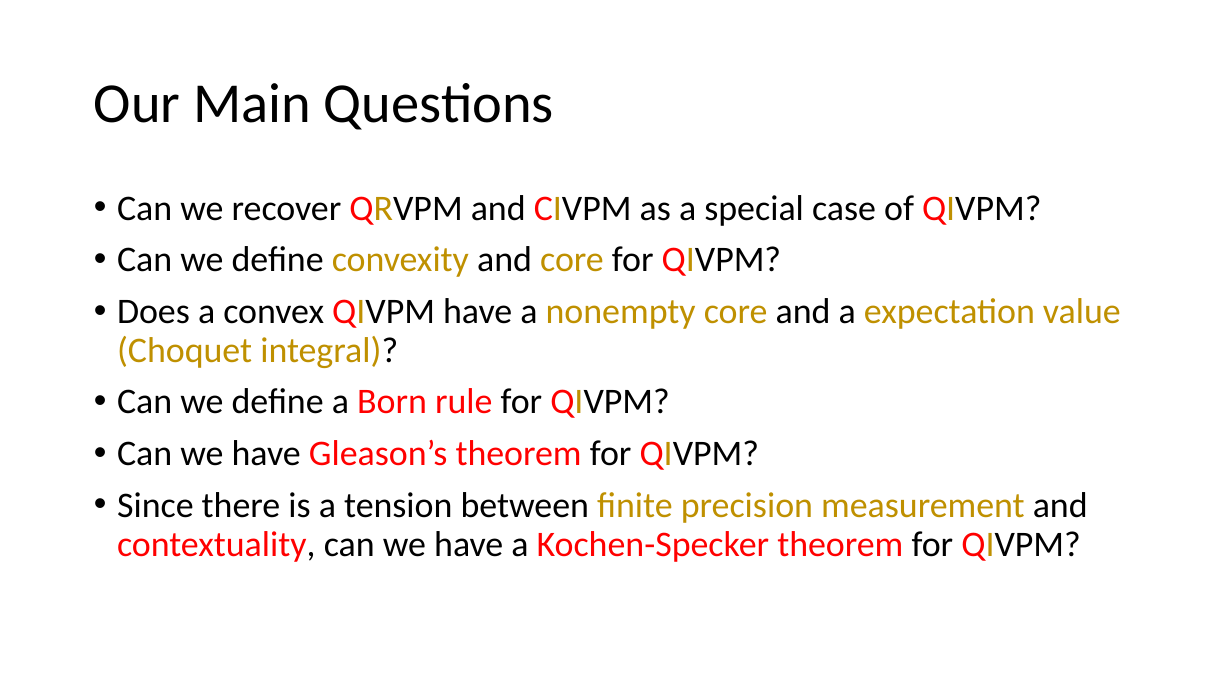
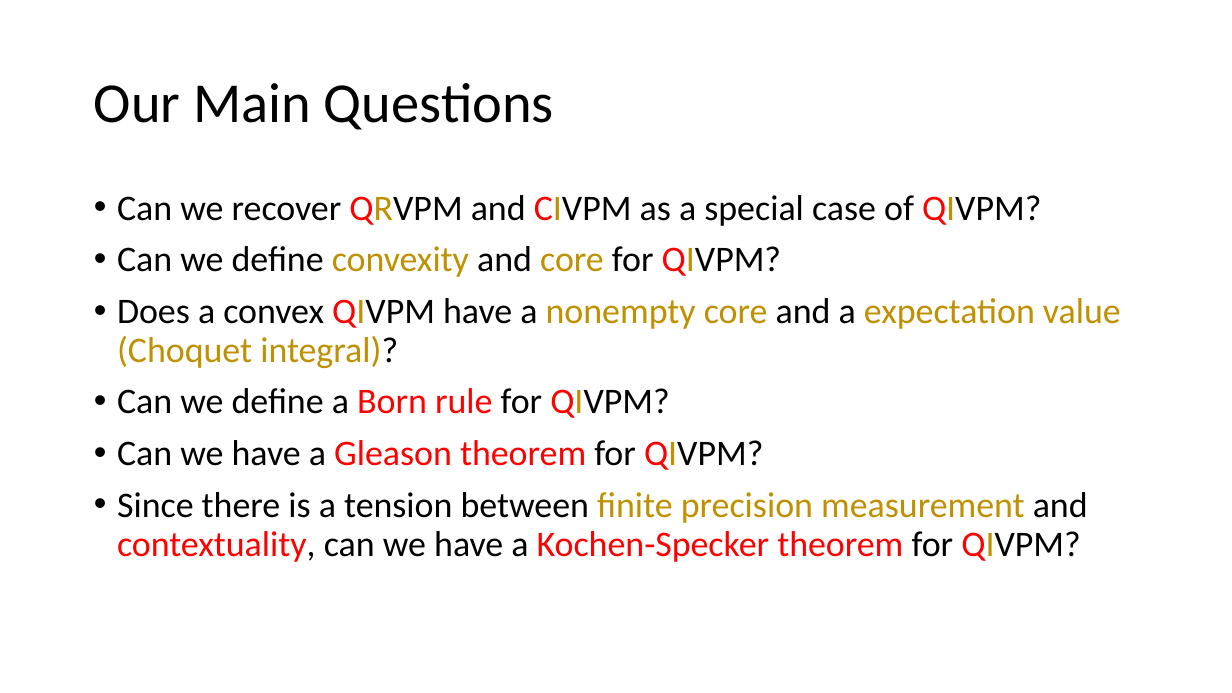
Before and after one commit to yuttai/Contextuality-and-Nonlocality-in-Discrete-Quantum-Theory, a slide deck: slide 12 of prop_short.pptm (slide 8 before the commit). Drawn at 1232x693 pixels with LibreOffice and Linux fonts; fonts in the diff are those of the drawing. Boxes give left, top, right and bottom in pixels: in the first picture for what was removed or moved away, otherwise in the second. Text is boxed around its words. In the diff, an @@ line names an element or a change of style, - is before the commit and + after.

```diff
--- a/prop_short.pptm
+++ b/prop_short.pptm
@@ text at box(117, 440, 763, 470): text changed; text colour #FF0000 to #000000 @@
-• Can we have Gleason’s theorem for QIVPM?
+• Can we have a Gleason theorem for QIVPM?
```
Also in this commit, not shown: 4 other slides changed, 4 slides added.
